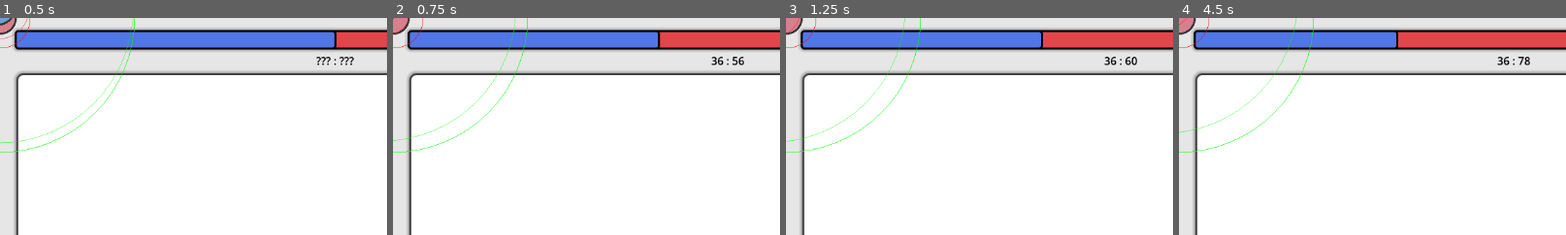
Above: before the commit, frames 1-4 (left to right).
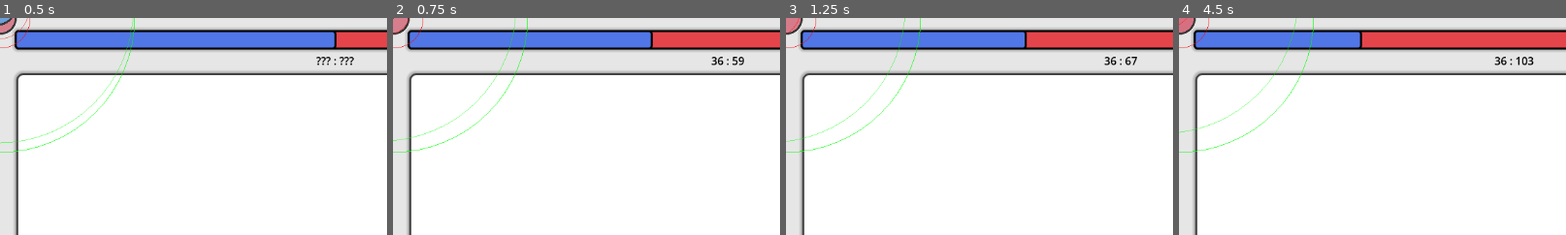
Above: after the commit, the same moments.

Repository: s7eamy/social-bubbles
Game: Godot game, scene res://test_eimantas.tscn
Two runs of this game, one before a commit and one after it. Both use one fixed random seed, a clock stepped at 60 frames per second and the inputs below. This scene is started directly instead of the project's main scene.
Inputs:
- Up to frame 1 (0.5 s): no input
- Up to frame 2 (0.75 s): no input
- Up to frame 3 (1.25 s): no input
- Up to frame 4 (4.5 s): no input
The pictures show only the part of the screen within x 0-50%, y 0-50%; the shares and areas given below are measured in that part.

Frame 1 is identical in both runs. In frame 2, 0.3% of the frame differs, in the area x 66-91%, y 6-22%; in frame 3, 0.4%; in frame 4, 1.0%, in the area x 46-92%, y 6-22%.

Commit message:
fix: make units influence all connected fellows, not just the first one

Diff:
--- a/scenes/unit/unit.gd
+++ b/scenes/unit/unit.gd
@@ -77,7 +77,8 @@
 	if time_since_last_update >= update_interval:
 		if connected: # stop and influence media literacy
 			current_direction = Vector2.ZERO
-			influence_media_literacy_score(connected_fellows[0], DEFAULT_MEDIA_LITERACY_INCREMENT)
+			for connected_fellow in connected_fellows: # influence all connected fellows
+				influence_media_literacy_score(connected_fellow, DEFAULT_MEDIA_LITERACY_INCREMENT)
 		elif fellow: # go towards fellow
 			current_direction = global_position.direction_to(fellow.global_position)
 		else: # idle
